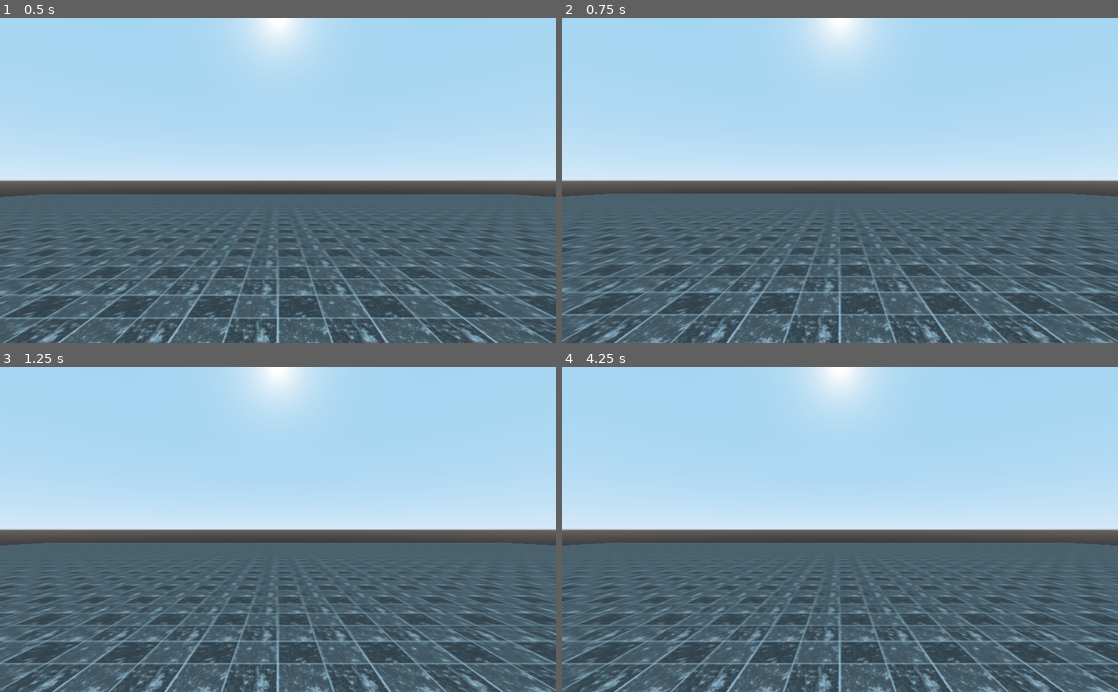
Above: before the commit, frames 1-4 (two rows, left to right).
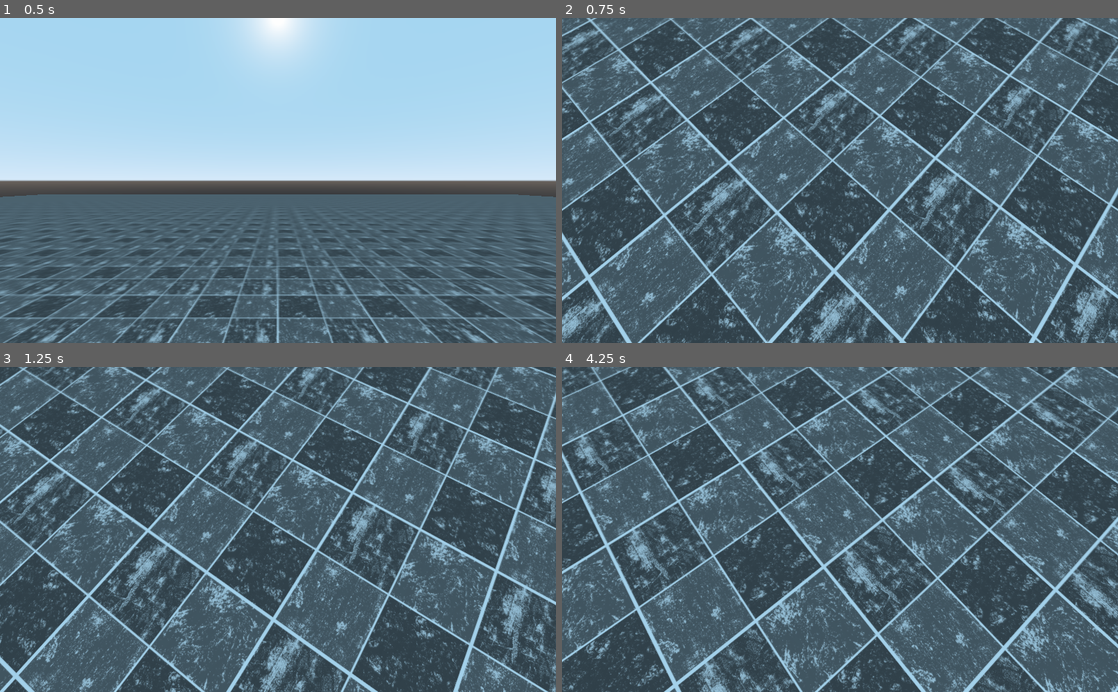
Above: after the commit, the same moments.

Repository: zachary136/PlatformerTest
Game: Godot game, scene res://Scenes/playerTestScene.tscn
The game is run twice, just before and just after one commit, with the same random seed, the same clock (stepped at 60 frames per second) and the same inputs.
Inputs (mouse positions are in pixels of both pictures, inside the frame that each line leads up to):
- Up to frame 1 (0.5 s): no input
- Up to frame 2 (0.75 s): move the mouse to (962, 164) at 0.52 s; hold D (moveRight) from 0.53 s (still down)
- Up to frame 3 (1.25 s): keep holding D (moveRight); tap Space (Jump) at 0.77 s
- Up to frame 4 (4.25 s): move the mouse to (728, 545) at 1.27 s; release D (moveRight) at 1.28 s; hold S (moveBackwards, bound only after the commit) 1.28-2.03 s; tap Space (Jump) at 1.52, 3.02, 3.77 s; move the mouse to (895, 458) at 2.02 s; hold D (moveRight) 2.03-2.78 s; move the mouse to (812, 594) at 2.77 s; hold W (moveForward, bound only after the commit) 2.78-3.53 s; move the mouse to (1006, 578) at 3.52 s; hold A (moveLeft) from 3.53 s (still down)

Frame 1 is identical in both runs. In frame 2, 76% of the frame differs, in the area x 0-100%, y 0-100%; in frame 3, 74%; in frame 4, 75%.

Commit message:
added fps movement

Diff:
--- a/Platformer/Prefabs/FirstPersonPlayer.gd
+++ b/Platformer/Prefabs/FirstPersonPlayer.gd
@@ -19,6 +19,8 @@
 var rightAxis;
 var axis;
 onready var cam = $Camera;
+
+var lastMousePos;
 
 # Called when the node enters the scene tree for the first time.
 func _ready():
@@ -53,18 +55,25 @@
 
 func getInputs():
 
-	mouseX = -Input.get_joy_axis(0, 2);
-	if(abs(mouseX) < .2):
-		mouseX = 0;
-	mouseY = -Input.get_joy_axis(0, 3);
-	if(abs(mouseY) < .2):
-		mouseY = 0
-	forwardAxis = Input.get_joy_axis(0, 1);
+	#mouseX = -Input.get_joy_axis(0, 2);
+	#if(abs(mouseX) < .2):
+		#mouseX = 0;
+	#mouseY = -Input.get_joy_axis(0, 3);
+	#if(abs(mouseY) < .2):
+		#mouseY = 0
+	forwardAxis = Input.get_joy_axis(0, 1) + (Input.get_action_strength("moveForward") - Input.get_action_strength("moveBackwards"));
 	if(abs(forwardAxis) < .2):
 		forwardAxis = 0;
-	rightAxis = Input.get_joy_axis(0, 0);
+	rightAxis = Input.get_joy_axis(0, 0) + (Input.get_action_strength("moveRight") - Input.get_action_strength("moveLeft"));
 	if(abs(rightAxis)<.2):
 		rightAxis = 0;
 	axis = Vector2(rightAxis, forwardAxis)
 	axis.clamped(1);
 	pass
+
+func _input(event):
+	if event is InputEventMouseMotion:
+		mouseX = event.speed.x*.01;
+		mouseY = event.speed.y*.01;
+		pass
+	pass
--- a/Platformer/project.godot
+++ b/Platformer/project.godot
@@ -33,7 +33,8 @@
 }
 moveForward={
 "deadzone": 0.5,
-"events": [  ]
+"events": [ Object(InputEventKey,"resource_local_to_scene":false,"resource_name":"","device":0,"alt":false,"shift":false,"control":false,"meta":false,"command":false,"pressed":false,"scancode":87,"unicode":0,"echo":false,"script":null)
+ ]
 }
 Jump={
 "deadzone": 0.5,
@@ -51,6 +52,11 @@
 "events": [ Object(InputEventKey,"resource_local_to_scene":false,"resource_name":"","device":0,"alt":false,"shift":false,"control":false,"meta":false,"command":false,"pressed":false,"scancode":65,"unicode":0,"echo":false,"script":null)
  ]
 }
+moveBackwards={
+"deadzone": 0.5,
+"events": [ Object(InputEventKey,"resource_local_to_scene":false,"resource_name":"","device":0,"alt":false,"shift":false,"control":false,"meta":false,"command":false,"pressed":false,"scancode":83,"unicode":0,"echo":false,"script":null)
+ ]
+}
 
 [rendering]
 
